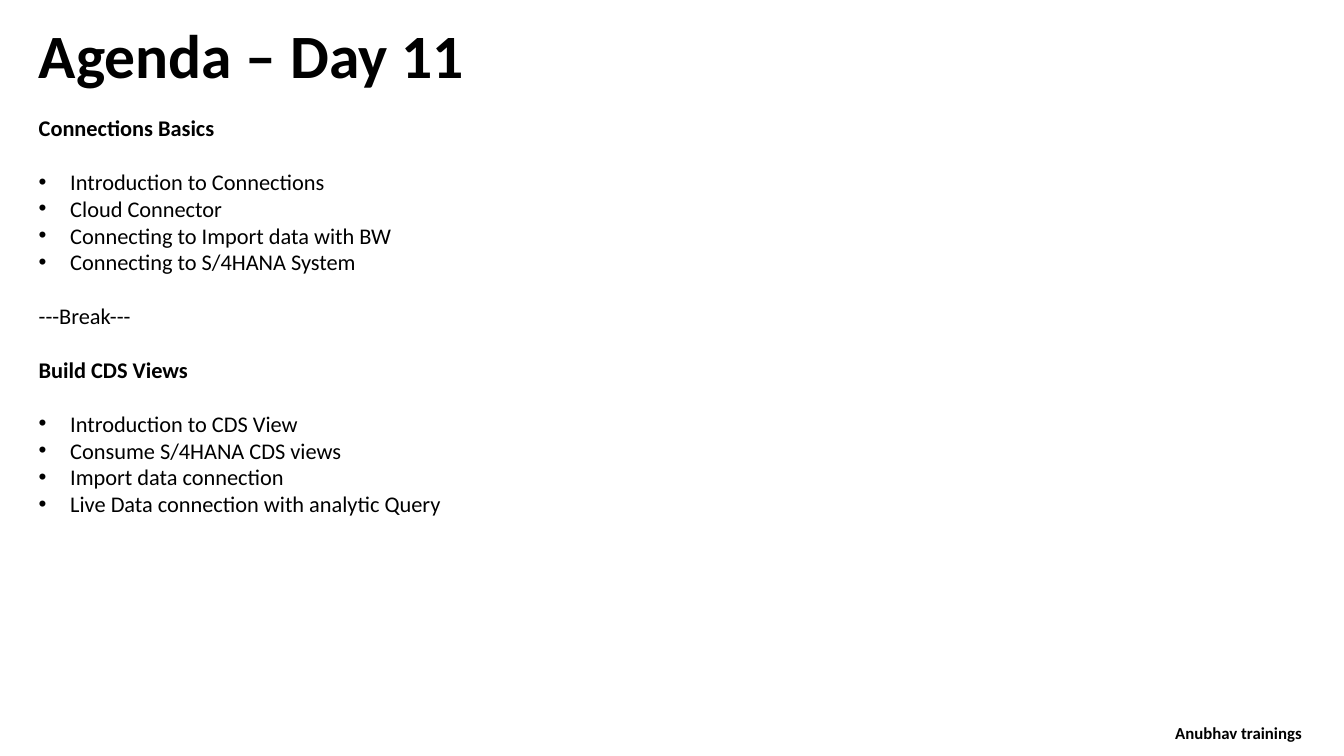
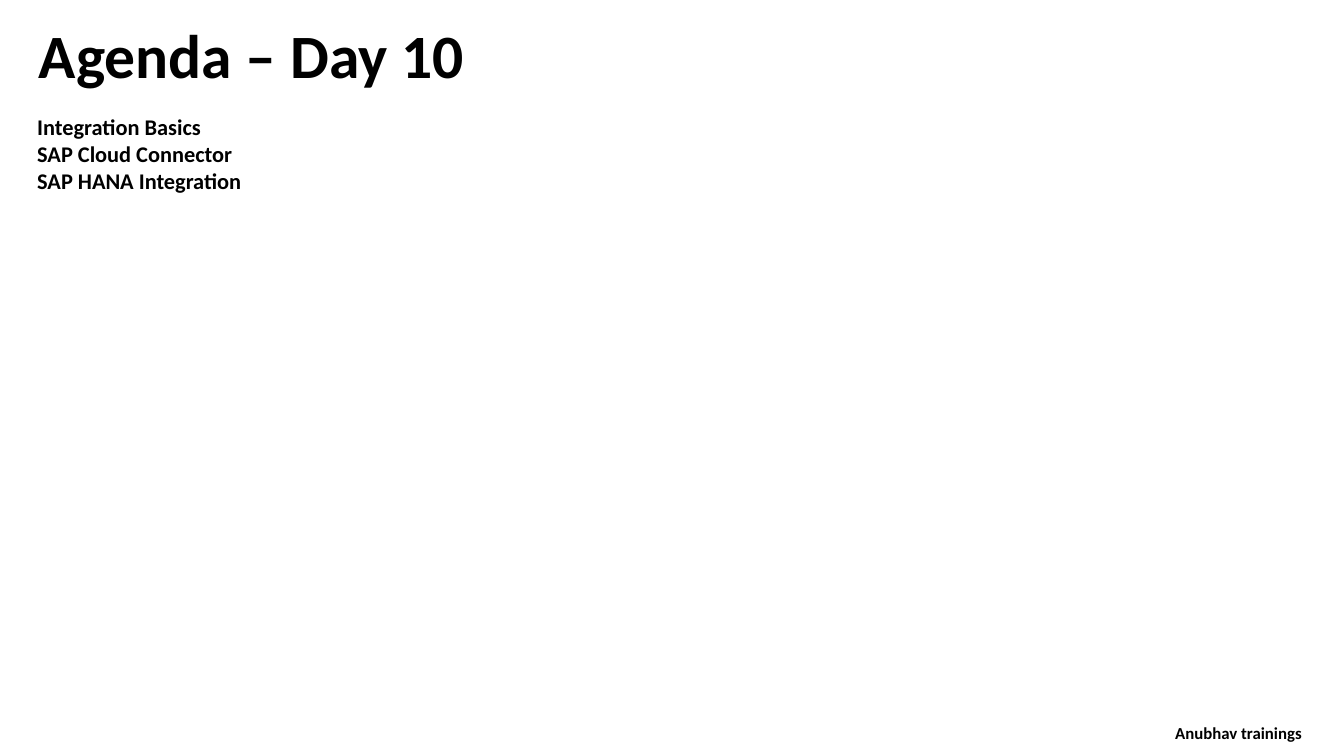
Before and after one commit to soyuztechnologies/Allianz_SAC_Training, a slide deck: slide 2 of day 10/SAC_Training Day 10.pptx. Drawn at 1344x756 pixels with LibreOffice and Linux fonts; fonts in the diff are those of the drawing. Boxes give left, top, right and bottom in pixels: in the first picture for what was removed or moved away, otherwise in the second. Text is boxed around its words. In the diff, an @@ line names an element or a change of style, - is before the commit and + after.

```diff
--- a/day 10/SAC_Training Day 10.pptx
+++ b/day 10/SAC_Training Day 10.pptx
@@ text at [39, 34, 464, 89]: text changed @@
-Agenda – Day 11
+Agenda – Day 10
@@ text at [37, 119, 241, 193]: text changed; bold on @@
-Connections Basics
-• Introduction to Connections
-• Cloud Connector
-• Connecting to Import data with BW
-• Connecting to S/4HANA System
----Break---
-Build CDS Views
-• Introduction to CDS View
-• Consume S/4HANA CDS views
-• Import data connection
-• Live Data connection with analytic Query
+Integration Basics
+SAP Cloud Connector
+SAP HANA Integration
```
Also in this commit, not shown: 4 other slides changed, 6 slides added, 11 slides removed, 20 other files.
